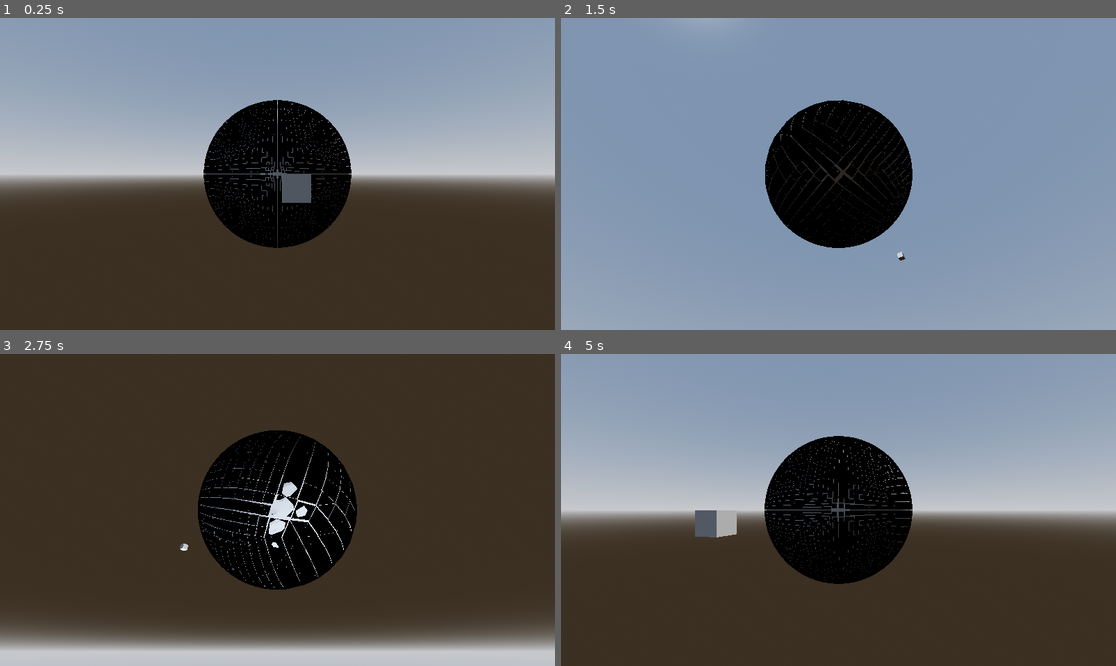
Above: before the commit, frames 1-4 (two rows, left to right).
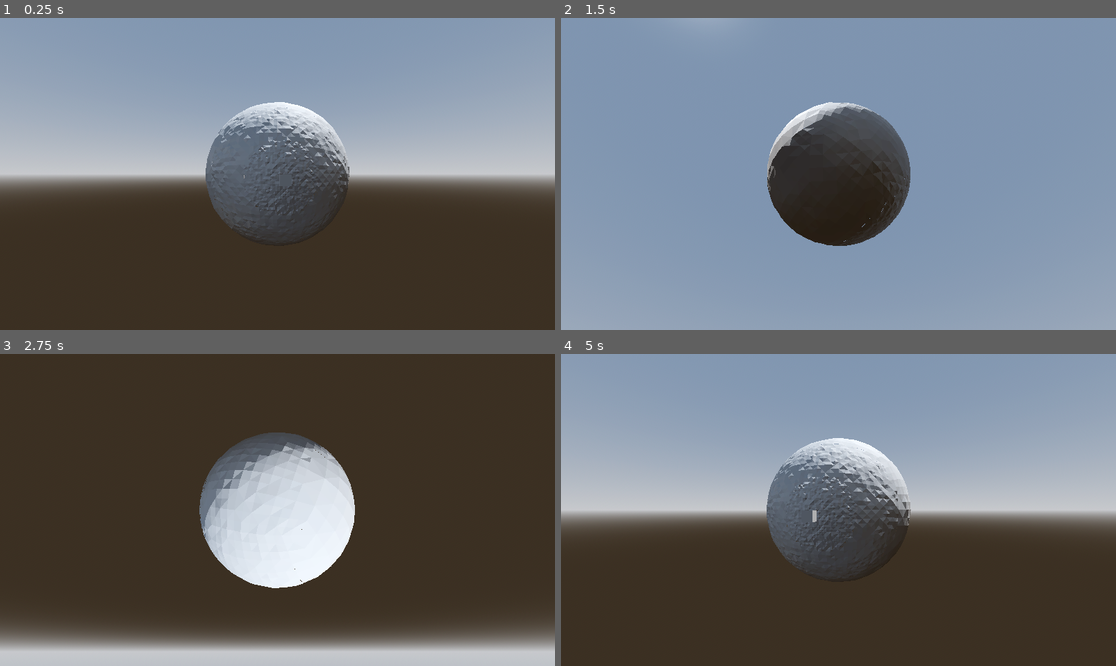
Above: after the commit, the same moments.

Repository: Shirtsy/mesh-tests
Game: Godot game, scene res://scenes/mesh_test_1/mesh_test_2.tscn
Two runs of this game, one before a commit and one after it. Both use one fixed random seed, a clock stepped at 60 frames per second and the inputs below.
Inputs:
- Up to frame 1 (0.25 s): no input
- Up to frame 2 (1.5 s): tap Enter at 0.5 s; hold D (right) 0.53-1.28 s; tap Down (d_a) at 0.6 s; hold S (down) from 1.28 s (still down); tap Left (l_a) at 1.35 s
- Up to frame 3 (2.75 s): release S (down) at 2.03 s; hold D (right) from 2.03 s (still down); tap E (left_click) at 2.1 s
- Up to frame 4 (5 s): release D (right) at 2.78 s; hold W (up) 2.78-3.53 s; tap Right (r_a) at 2.85 s; hold A (left) from 3.53 s (still down); tap Q (right_click) at 3.6 s; tap Up (u_a) at 4.35 s

The runs differ from the first frame. In frame 1, 9.1% of the frame differs, in the area x 36-64%, y 26-74%; in frame 2, 9.4%; in frame 3, 11%, in the area x 32-65%, y 24-76%; in frame 4, 10%.

Commit message:
Changed noise generation to apply to whole sphere after

Diff:
--- a/scenes/mesh_test_1/mesh_test_2.tscn
+++ b/scenes/mesh_test_1/mesh_test_2.tscn
@@ -20,18 +20,16 @@
 [sub_resource type="BoxMesh" id="BoxMesh_r87kv"]
 size = Vector3(0.1, 0.1, 0.1)
 
+[sub_resource type="FastNoiseLite" id="FastNoiseLite_r87kv"]
+frequency = 1.0
+fractal_octaves = 10
+fractal_gain = 3.31
+
 [sub_resource type="ShaderMaterial" id="ShaderMaterial_r87kv"]
 render_priority = 0
 shader = ExtResource("1_tnro2")
 shader_parameter/albedo = Color(0, 0, 0, 1)
 shader_parameter/outline_width = 3.0
-
-[sub_resource type="FastNoiseLite" id="FastNoiseLite_oj12t"]
-noise_type = 5
-frequency = 0.001
-fractal_type = 0
-fractal_gain = 0.0
-domain_warp_amplitude = 5.0
 
 [sub_resource type="SphereMesh" id="SphereMesh_r87kv"]
 radius = 0.999
@@ -47,10 +45,10 @@
 environment = SubResource("Environment_hb1aa")
 
 [node name="Marker" type="Marker3D" parent="."]
-transform = Transform3D(1, 0, 0, 0, 1, 0, 0, 0, 1, 0.0673636, -0.0517887, 1.47255)
+transform = Transform3D(1, 0, 0, 0, 0.99977, -0.021431, 0, 0.021431, 0.99977, 0.0673636, -0.0517887, 1.27754)
+metadata/_edit_group_ = true
 
 [node name="MeshInstance3D" type="MeshInstance3D" parent="Marker"]
-transform = Transform3D(1, 0, 0, 0, 1, 0, 0, 0, 1, 0, 0, 0.764701)
 mesh = SubResource("BoxMesh_r87kv")
 
 [node name="CameraPivot" type="Node3D" parent="."]
@@ -58,18 +56,30 @@
 
 [node name="Camera3D" type="Camera3D" parent="CameraPivot"]
 transform = Transform3D(1, 0, 0, 0, 1, 0, 0, 0, 1, 0, 0, 3)
+visible = false
 
 [node name="CameraPivot2" type="Node3D" parent="."]
 script = ExtResource("2_tnro2")
 arrow_keys = true
 
 [node name="QuadPlanet" type="MeshInstance3D" parent="CameraPivot2" node_paths=PackedStringArray("marker")]
+skeleton = NodePath("../..")
+script = ExtResource("1_r87kv")
+marker = NodePath("../../Marker")
+lod_distances = Array[float]([5.0, 4.0, 3.0, 2.0, 1.0, 0.5, 0.1])
+noise_mult = 0.01
+noise = SubResource("FastNoiseLite_r87kv")
+
+[node name="QuadPlanet2" type="MeshInstance3D" parent="CameraPivot2" node_paths=PackedStringArray("marker")]
+visible = false
 material_override = SubResource("ShaderMaterial_r87kv")
 skeleton = NodePath("../..")
 script = ExtResource("1_r87kv")
 marker = NodePath("../../Marker")
-noise = SubResource("FastNoiseLite_oj12t")
-lod_distances = Array[float]([5.0, 4.0, 3.0, 2.0, 1.0, 0.5])
+lod_distances = Array[float]([5.0, 4.0, 3.0, 2.0, 1.0, 0.5, 0.1])
+noise_mult = 0.01
+noise = SubResource("FastNoiseLite_r87kv")
 
 [node name="DisplaySphere" type="MeshInstance3D" parent="CameraPivot2"]
+visible = false
 mesh = SubResource("SphereMesh_r87kv")
--- a/scripts/quad_planet.gd
+++ b/scripts/quad_planet.gd
@@ -4,9 +4,12 @@
 
 @export var radius: float = 1.0
 @export var marker: Node3D
+@export var lod_distances: Array[float]
+@export var noise_mult: float = 1.0
 @export var noise: Noise
 
-@export var lod_distances: Array[float]
+
+
 
 const DIRECTIONS: Array[Vector3] = [
 	Vector3.UP,
@@ -18,12 +21,12 @@
 ]
 
 func _ready() -> void:
-	mesh = generate_mesh(radius, marker.position, lod_distances, noise)
+	mesh = generate_mesh(radius, marker.position, lod_distances, noise, noise_mult)
 	print("Mesh Vert Count: ", mesh.surface_get_array_len(Mesh.ARRAY_VERTEX))
 
 
 func _process(_delta: float) -> void:
-	mesh = generate_mesh(radius, marker.position, lod_distances, noise)
+	#mesh = generate_mesh(radius, marker.position, lod_distances, noise)
 	pass
 
 
@@ -32,11 +35,12 @@
 		rad: float,
 		marker_pos: Vector3,
 		lod_dist: Array[float],
-		noi: Noise
+		noi: Noise,
+		noi_mult: float
 ) -> Mesh:
 	var st: SurfaceTool = SurfaceTool.new()
 	st.begin(Mesh.PRIMITIVE_TRIANGLES)
-	for vert: Vector3 in generate_verts(rad, marker_pos, lod_dist, noi):
+	for vert: Vector3 in generate_verts(rad, marker_pos, lod_dist, noi, noi_mult):
 		st.set_smooth_group(-1)
 		st.add_vertex(vert)
 	st.index()
@@ -48,19 +52,24 @@
 		rad: float,
 		marker_pos: Vector3,
 		lod_dist: Array[float],
-		noi: Noise
+		noi: Noise,
+		noi_mult: float
 ) -> PackedVector3Array:
 	var verts: PackedVector3Array = PackedVector3Array()
 	var process_quads: Array[Array] = []
 	var draw_quads: Array[Array] = []
 
-	# Generate cube faces
+	# Generate cube faces.
 	for dir: Vector3 in DIRECTIONS:
 		process_quads.append(generate_cube_face(dir).map(
 				func(x: Vector3) -> Vector3:
-					return x.normalized() * (rad + noi.get_noise_3dv(x))
+					return x.normalized()
 		))
 
+	# Go through all quads. Ones outside LOD ranges are added to draw.
+	# All within LOD ranges are added to processing list, are subdivided, then
+	# get added back to processing list for next layer. This way only 'leaf'
+	# quads get drawn.
 	for dist: float in lod_dist:
 		if len(process_quads) == 0:
 			#print("Done!")
@@ -77,13 +86,22 @@
 				func(x: Array) -> Array:
 					var y: Array[Vector3]
 					y.assign(x)
-					return subdivide_quad(y, rad, noi),
+					return subdivide_quad(y),
 				split_quadarrays[1]
 		))
 		#print(dist, " ", len(draw_quads), " ", len(process_quads))
 	draw_quads.append_array(process_quads)
 
-	# Append quads as two triangles
+	# Apply radius and noise to draw_quads
+	draw_quads.assign(draw_quads.map(
+		func(x: Array) -> Array[Vector3]:
+			var new_quad: Array[Vector3] = []
+			for vert: Vector3 in x:
+				new_quad.append(vert * (rad + noi.get_noise_3dv(vert) * noi_mult))
+			return new_quad
+	))
+
+	# Append quads as two triangles.
 	for quad: Array[Vector3] in draw_quads:
 		verts.append_array(PackedVector3Array([
 			quad[0], quad[1], quad[2],
@@ -92,22 +110,18 @@
 	return verts
 
 
-static func subdivide_quad(face: Array[Vector3], rad: float, noi: Noise) -> Array[Array]:
+static func subdivide_quad(face: Array[Vector3]) -> Array[Array]:
 	var new_verts: Array[Vector3] = [
 		(face[0] + face[1]) / 2,
 		(face[1] + face[2]) / 2,
 		(face[2] + face[3]) / 2,
-		(face[3] + face[0]) / 2
+		(face[3] + face[0]) / 2,
+		face.reduce(func(accum: Vector3, x: Vector3) -> Vector3: return accum + x, Vector3.ZERO) / 4
 	]
 	new_verts.assign(new_verts.map(
 				func(x: Vector3) -> Vector3:
-					return (x.normalized() * rad)
+					return x.normalized()
 	))
-	new_verts.append(face.reduce(
-			func(accum: Vector3, x: Vector3) -> Vector3:
-				return accum + x, Vector3.ZERO
-	) / 4)
-	new_verts[4] = new_verts[4].normalized() * (rad + noi.get_noise_3dv(new_verts[4]))
 	return [
 		[face[0], new_verts[0], new_verts[4], new_verts[3]],
 		[face[1], new_verts[1], new_verts[4], new_verts[0]],
